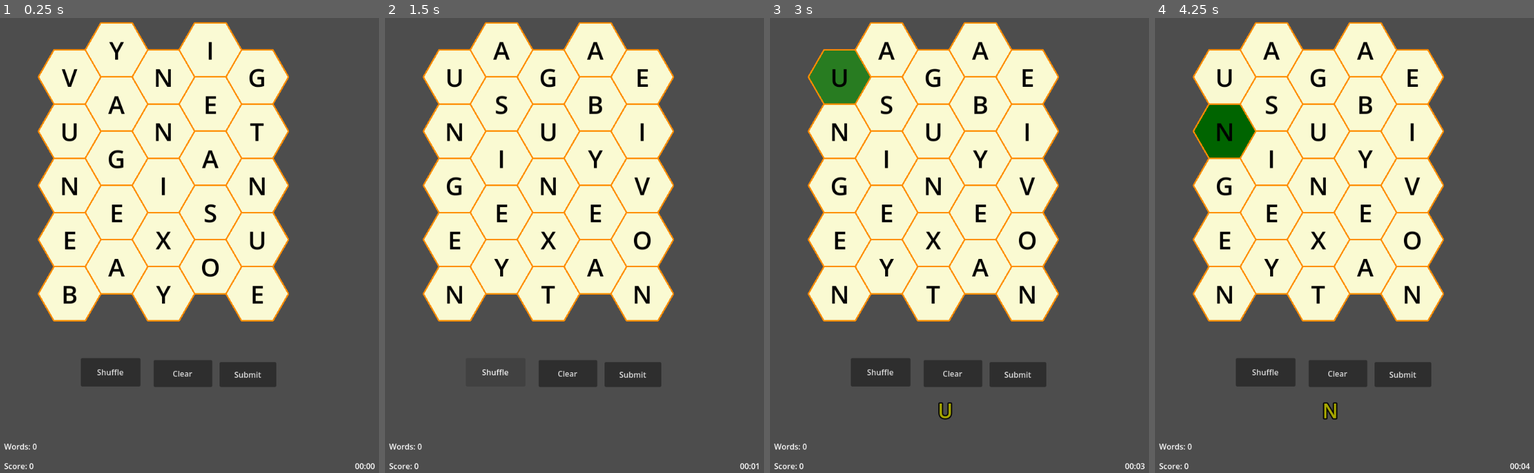
Above: before the commit, frames 1-4 (left to right).
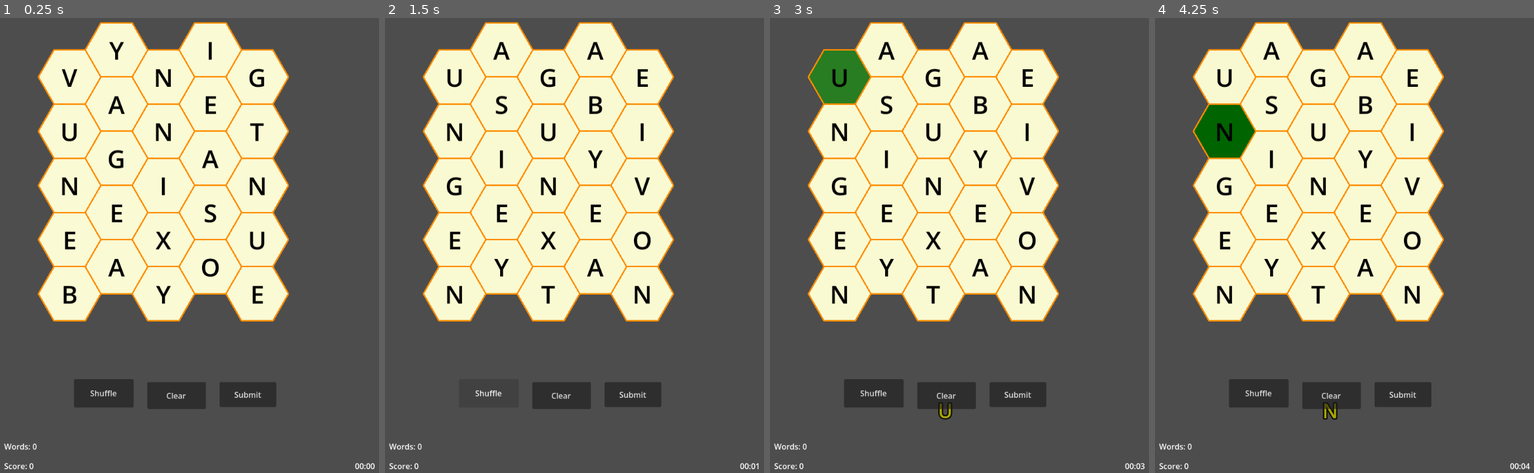
Above: after the commit, the same moments.

Repository: opensourceame/wb
Game: Godot game, scene res://scenes/Main.tscn
The game is run twice, just before and just after one commit, with the same random seed, the same clock (stepped at 60 frames per second) and the same inputs.
Inputs (mouse positions are in pixels of both pictures, inside the frame that each line leads up to):
- Up to frame 1 (0.25 s): no input
- Up to frame 2 (1.5 s): click "Submit" at 0.5 s; click "Shuffle" at 1.25 s
- Up to frame 3 (3 s): click "Clear" at 2 s; tap Enter (ui_accept) at 2.75 s; drag from (838, 77) to (838, 240) at 2.77 s
- Up to frame 4 (4.25 s): tap Enter (ui_accept) at 3.5 s; drag from (1223, 131) to (1223, 295) at 3.52 s

The runs differ from the first frame. In frame 1, 4.2% of the frame differs, in the area x 19-73%, y 74-86%; in frame 2, 2.8%; in frame 3, 4.1%; in frame 4, 4.1%.

Commit message:
continuous drop

Diff:
--- a/scenes/Main.tscn
+++ b/scenes/Main.tscn
@@ -108,9 +108,9 @@
 anchor_right = 0.5
 anchor_bottom = 1.0
 offset_left = 61.0
-offset_top = -273.0
+offset_top = -232.0
 offset_right = 177.0
-offset_bottom = -222.0
+offset_bottom = -181.0
 grow_horizontal = 2
 grow_vertical = 0
 text = "Submit"
@@ -121,10 +121,10 @@
 anchor_top = 1.0
 anchor_right = 0.5
 anchor_bottom = 1.0
-offset_left = -223.0
-offset_top = -281.0
-offset_right = -101.0
-offset_bottom = -223.0
+offset_left = -237.0
+offset_top = -238.0
+offset_right = -115.0
+offset_bottom = -180.0
 grow_horizontal = 2
 grow_vertical = 0
 text = "Shuffle"
@@ -135,10 +135,10 @@
 anchor_top = 1.0
 anchor_right = 0.5
 anchor_bottom = 1.0
-offset_left = -74.0
-offset_top = -277.0
-offset_right = 46.0
-offset_bottom = -222.0
+offset_left = -87.0
+offset_top = -232.0
+offset_right = 33.0
+offset_bottom = -177.0
 grow_horizontal = 2
 grow_vertical = 0
 text = "Clear"
--- a/scripts/GridManager.gd
+++ b/scripts/GridManager.gd
@@ -33,7 +33,10 @@
 
 # Tile dropping and row management
 var tiles_dropping: int = 0
-var is_row_cycle_active: bool = false
+var is_row_cycle_active:    bool = false
+var continuous_cycle_mode:  bool = true
+var continuous_cycle_delay: float = 2.0  # Delay between cycles in continuous mode
+var continuous_cycle_timer: Timer
 
 func _ready():
 	if tile_scene == null:
@@ -47,6 +50,13 @@
 	long_press_timer.wait_time = 0.5  # 500ms for long press
 	long_press_timer.one_shot = true
 	long_press_timer.timeout.connect(_on_long_press)
+
+	# Setup continuous cycle timer
+	continuous_cycle_timer = Timer.new()
+	add_child(continuous_cycle_timer)
+	continuous_cycle_timer.wait_time = continuous_cycle_delay
+	continuous_cycle_timer.one_shot = true
+	continuous_cycle_timer.timeout.connect(_on_continuous_cycle_delay)
 
 	create_hex_grid()
 
@@ -472,13 +482,24 @@
 		clear_arrows()
 		redraw_all_particles()
 
-func start_tile_drop_animation():
-	if is_row_cycle_active:
+func _on_continuous_cycle_delay():
+	if continuous_cycle_mode:
+		print("🔄 Starting next continuous cycle...")
+		start_tile_drop_animation(true)  # Continue continuous mode
+
+func start_tile_drop_animation(continuous: bool = false):
+	if is_row_cycle_active and not continuous:
 		print("Row cycle already in progress, skipping...")
 		return
 
+	continuous_cycle_mode = continuous
 	is_row_cycle_active = true
 	tiles_dropping = 0
+
+	if continuous_cycle_mode:
+		print("🔄 Starting CONTINUOUS tile drop cycles...")
+	else:
+		print("🎬 Starting single tile drop animation...")
 
 	# Start drop animation on all tiles in the grid
 	for q in range(grid_width):
@@ -487,7 +508,7 @@
 				columns[q][r].start_drop_animation()
 				tiles_dropping += 1
 
-	print("Started drop animation on ", tiles_dropping, " tiles")
+	print("→ Started drop animation on ", tiles_dropping, " tiles")
 
 func stop_tile_drop_animation():
 	# Stop drop animation on all tiles in the grid
@@ -496,8 +517,14 @@
 			if columns[q] and columns[q][r]:
 				columns[q][r].stop_drop_animation()
 
+	# Stop continuous mode
+	continuous_cycle_mode = true
+	continuous_cycle_timer.stop()
+
 	is_row_cycle_active = false
 	tiles_dropping = 0
+
+	print("⏹ Stopped tile drop animation (continuous mode disabled)")
 
 func _on_tile_drop_completed(tile: HexTile):
 	tiles_dropping -= 1
@@ -563,7 +590,16 @@
 	clear_selection()
 
 	is_row_cycle_active = false
+
+	# If in continuous mode, start next cycle after delay
+	if continuous_cycle_mode:
+		print("⏱️ Waiting ", continuous_cycle_delay, " seconds before next cycle...")
+		continuous_cycle_timer.start()
+		continuous_cycle_timer.timeout.connect(start_tile_drop_animation)
+		start_tile_drop_animation()
+
 	print("✅ Row cycle completed successfully!")
+	start_tile_drop_animation()
 
 func _update_all_tile_positions():
 	# Update visual position of all tiles to match their grid coordinates
--- a/test_tile_drop.gd
+++ b/test_tile_drop.gd
@@ -6,15 +6,18 @@
 func _ready():
 	print("=== Tile Drop & Row Cycle Test Ready ===")
 	print("Controls:")
-	print("  'D' - Start tile drop animation + row cycle")
-	print("  'S' - Stop tile drop animation")
-	print("  'T' - Test single drop without row cycle")
+	print("  'D' - Start CONTINUOUS tile drop cycles")
+	print("  'C' - Start SINGLE tile drop cycle")
+	print("  'S' - Stop all animations (disables continuous mode)")
+	print("  'T' - Test single tile drop without row cycle")
 	print("")
 	print("The system will:")
 	print("1. Drop all tiles down by one tile height (5 seconds)")
 	print("2. Remove bottom row")
 	print("3. Create new top row with random letters")
 	print("4. Update all tile positions and neighbour connections")
+	print("")
+	print("CONTINUOUS MODE: After each cycle, waits 2 seconds then starts next cycle")
 	print("")
 
 	# Get reference to grid manager
@@ -34,19 +37,27 @@
 
 		match event.keycode:
 			KEY_D:
-				print("\n🎬 Starting tile drop animation + row cycle...")
-				grid_manager.start_tile_drop_animation()
-				print("→ Animation started on all tiles")
+				print("\n🔄 Starting CONTINUOUS tile drop cycles...")
+				grid_manager.start_tile_drop_animation(true)  # true = continuous mode
+				print("→ Continuous mode activated")
+				print("→ Each cycle: 5 seconds drop + 2 seconds delay")
+				print("→ Press 'S' to stop continuous mode")
+
+			KEY_C:
+				print("\n🎬 Starting SINGLE tile drop cycle...")
+				grid_manager.start_tile_drop_animation(false)  # false = single cycle
+				print("→ Single cycle started")
 				print("→ Bottom row will be removed after 5 seconds")
 				print("→ New top row will be created")
 
 			KEY_S:
-				print("\n⏹ Stopping tile drop animation...")
+				print("\n⏹ Stopping all animations...")
 				grid_manager.stop_tile_drop_animation()
-				print("→ Animation stopped on all tiles")
+				print("→ All animations stopped")
+				print("→ Continuous mode disabled")
 
 			KEY_T:
-				print("\n🧪 Testing single drop without row cycle...")
+				print("\n🧪 Testing single tile drop without row cycle...")
 				# Test individual tile drop to verify animation works
 				if grid_manager.columns.size() > 0 and grid_manager.columns[0].size() > 0:
 					var test_tile = grid_manager.columns[0][0]
